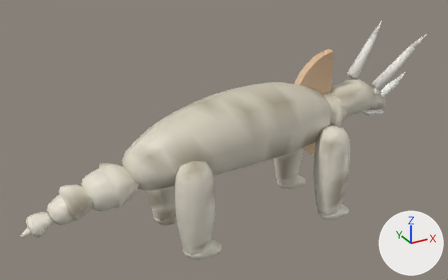
Two versions of the glTF model examples/dinobrawl-3d/assets/trike.glb, one commit apart.
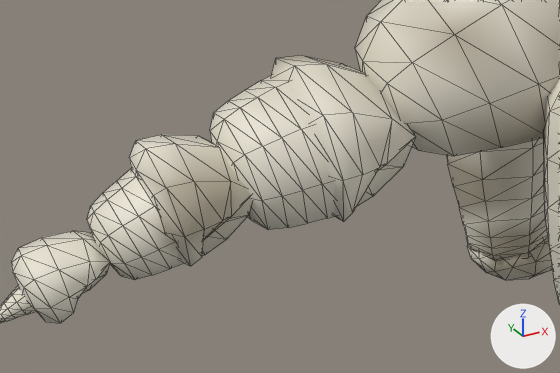
Old and new are each drawn whole from a camera (50 mm lens) standing at (-4.98, -8.23, 5.87) and looking at (-0.38, 0.13, 1.69) and again close up on the part from 5% to 40% of the width and 53% to 90% of the height. The axes (+X, +Y, +Z) are drawn at lower right. The lights are the same throughout. The first two pictures are the older version. The close-ups show mesh edges as thin lines. Where no turn or scale is listed for an object, it has been applied to the vertices. Vertices at exactly the same position are counted once.

Objects in the first close-up: 'bodym', 'footmBL', 'legmBL', 'legmBR', 'tailm1', 'tailm2', 'tailm3'.
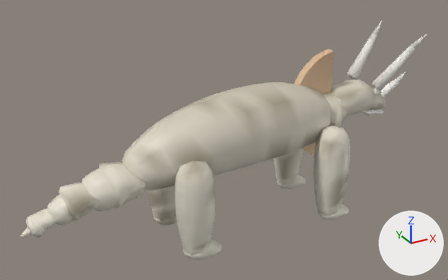
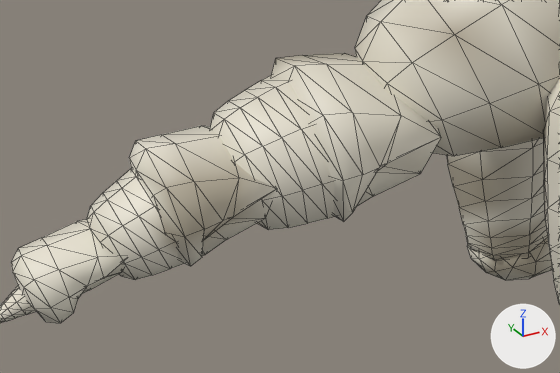
The change, as JSON lines over the scene's bpy script:
```json
{"block": "me_tailm3_032", "where": "# used by ob_tailm3; location = (0.0, 0.0, 0.0)"}
{"op": "remove", "block": "me_tailm3_032", "code": "me_tailm3_032.from_pydata(...)  # 122 vertices, 240 faces; spans x -3.847..-3.346, y -0.199..0.199, z 0.875..1.207"}
{"op": "add", "block": "me_tailm3_032", "code": "me_tailm3_032.from_pydata(...)  # 122 vertices, 240 faces; spans x -3.847..-3.256, y -0.208..0.208, z 0.875..1.237"}
{"block": "me_tailm3_032", "change": "me_tailm3_032 part 1: 14 of 122 vertices moved; they spanned x -3.462..-3.346, y -0.183..0.183, z 0.992..1.196 and now span x -3.447..-3.256, y -0.208..0.208, z 0.992..1.237; mean shift (0.043, 0.0, 0.02); largest move (-3.346, 0.0, 1.151) -> (-3.256, 0.0, 1.198)"}
{"block": "me_tailm2_032", "where": "# used by ob_tailm2; location = (0.0, 0.0, 0.0)"}
{"op": "remove", "block": "me_tailm2_032", "code": "me_tailm2_032.from_pydata(...)  # 106 vertices, 208 faces; spans x -3.412..-2.724, y -0.323..0.323, z 0.985..1.539"}
{"op": "add", "block": "me_tailm2_032", "code": "me_tailm2_032.from_pydata(...)  # 106 vertices, 208 faces; spans x -3.412..-2.629, y -0.323..0.323, z 0.985..1.539"}
{"block": "me_tailm2_032", "change": "me_tailm2_032 part 2: 12 of 106 vertices moved; they spanned x -2.902..-2.724, y -0.305..0.305, z 1.096..1.47 and now span x -2.895..-2.629, y -0.316..0.316, z 1.09..1.52; mean shift (0.045, 0.0, 0.017); largest move (-2.773, -0.222, 1.346) -> (-2.701, -0.305, 1.382)"}
{"block": "me_tailm1_032", "where": "# used by ob_tailm1; location = (0.0, 0.0, 0.0)"}
{"op": "remove", "block": "me_tailm1_032", "code": "me_tailm1_032.from_pydata(...)  # 106 vertices, 208 faces; spans x -2.85..-2.019, y -0.429..0.429, z 1.053..1.765"}
{"op": "add", "block": "me_tailm1_032", "code": "me_tailm1_032.from_pydata(...)  # 106 vertices, 208 faces; spans x -2.85..-1.918, y -0.429..0.429, z 1.053..1.765"}
{"block": "me_tailm1_032", "change": "me_tailm1_032 part 3"}
{"op": "set", "path": "me_tailm1_032.vertices[10].co", "old": "(-2.084, -0.297, 1.463)", "new": "(-2.011, -0.404, 1.491)", "note": "pixel (415, 136) -> pixel (441, 137)"}
{"op": "set", "path": "me_tailm1_032.vertices[11].co", "old": "(-2.084, 0.297, 1.463)", "new": "(-2.011, 0.404, 1.491)"}
{"op": "set", "path": "me_tailm1_032.vertices[48].co", "old": "(-2.187, -0.305, 1.577)", "new": "(-2.159, -0.345, 1.603)", "note": "pixel (392, 118) -> pixel (401, 115)"}
{"op": "set", "path": "me_tailm1_032.vertices[49].co", "old": "(-2.019, 0.0, 1.474)", "new": "(-1.918, 0.0, 1.52)"}
{"op": "set", "path": "me_tailm1_032.vertices[50].co", "old": "(-2.187, 0.305, 1.577)", "new": "(-2.159, 0.345, 1.603)", "note": "pixel (341, 63) -> pixel (344, 53)"}
{"op": "set", "path": "me_tailm1_032.vertices[56].co", "old": "(-2.145, -0.288, 1.329)", "new": "(-2.097, -0.357, 1.316)", "note": "pixel (403, 166) -> pixel (420, 173)"}
{"op": "set", "path": "me_tailm1_032.vertices[57].co", "old": "(-2.254, 0.0, 1.149)", "new": "(-2.251, 0.0, 1.146)"}
{"op": "set", "path": "me_tailm1_032.vertices[58].co", "old": "(-2.145, 0.288, 1.329)", "new": "(-2.097, 0.357, 1.316)"}
{"op": "set", "path": "me_tailm1_032.vertices[88].co", "old": "(-2.147, 0.0, 1.633)", "new": "(-2.102, 0.0, 1.686)"}
{"op": "set", "path": "me_tailm1_032.vertices[92].co", "old": "(-2.091, 0.0, 1.294)", "new": "(-2.02, 0.0, 1.262)"}
```

Changed parts and their boxes [x1, y1, x2, y2] in the close-ups (560 x 373 px; the box of a moved part takes in the faces that stretch with it):
```json
{"object": "tailm1", "change": "reshaped", "before": [210, 55, 416, 230], "after": [210, 53, 441, 230], "on screen": "12% wider"}
{"object": "tailm2", "change": "reshaped", "before": [87, 135, 251, 280], "after": [87, 126, 277, 280], "on screen": "16% wider, 6% taller"}
{"object": "tailm3", "change": "reshaped", "before": [0, 231, 110, 323], "after": [0, 219, 125, 323]}
{"part": 1, "of": "me_tailm3_032", "change": "moved or reshaped", "before": [42, 231, 110, 290], "after": [42, 219, 125, 290]}
{"part": 2, "of": "me_tailm2_032", "change": "moved or reshaped", "before": [163, 135, 251, 240], "after": [162, 126, 277, 240]}
{"part": 3, "of": "me_tailm1_032", "change": "moved or reshaped", "before": [304, 55, 416, 196], "after": [304, 53, 441, 196]}
```
